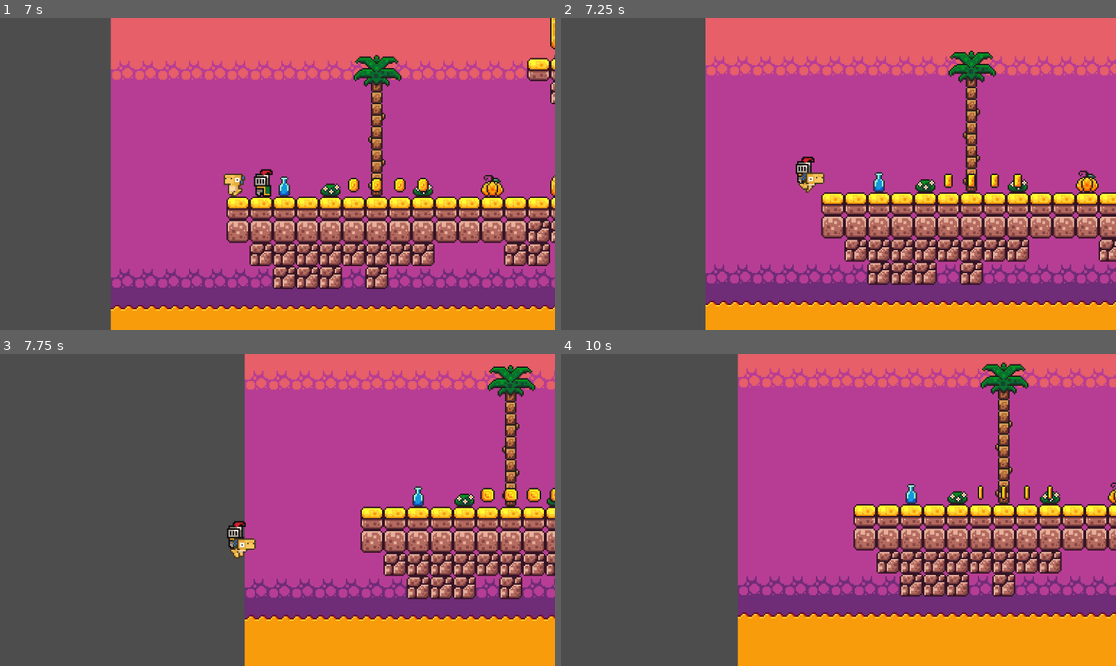
Above: before the commit, frames 1-4 (two rows, left to right).
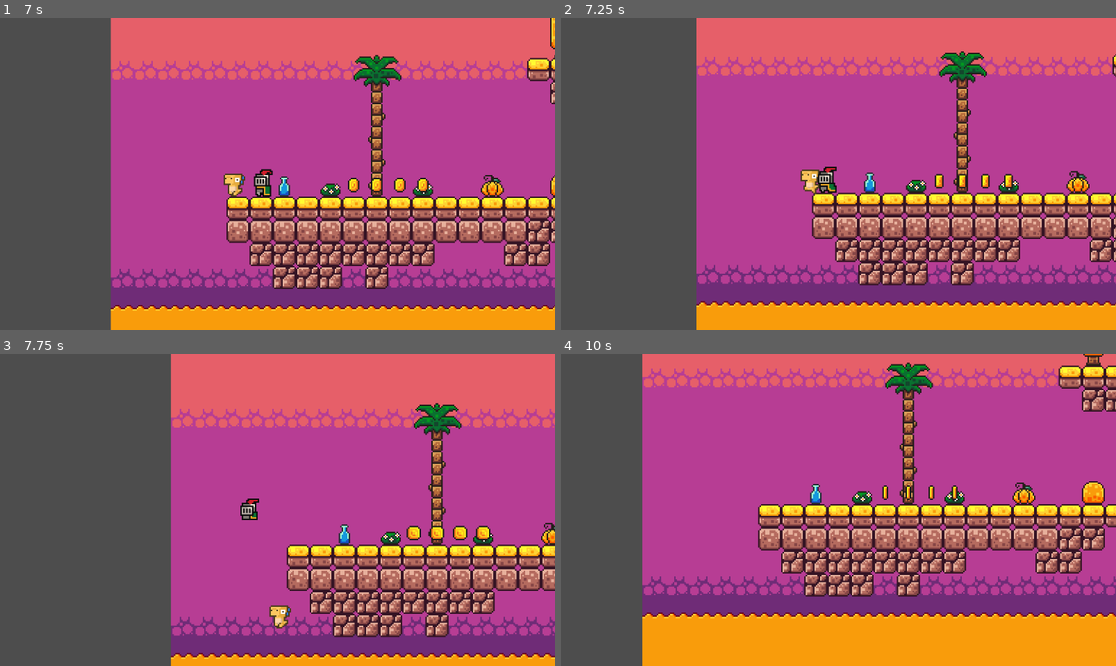
Above: after the commit, the same moments.

Repository: Yncy0/Platformer-2D
Game: Godot game, scene res://scene/gui/menu/starting_menu.tscn
Two runs of this game, one before a commit and one after it. Both use one fixed random seed, a clock stepped at 60 frames per second and the inputs below.
Inputs:
- Up to frame 1 (7 s): click "Start" at 0.5 s; hold D (move_right) 1.28-2.78 s; tap Space (jump) at 1.52, 2.27, 3.77, 4.52, 5.27, 6.77 s; hold A (move_left) 2.78-3.53 s; hold D (move_right) 3.53-5.03 s; hold A (move_left) 5.03-5.78 s; hold D (move_right) 5.78-6.53 s; hold A (move_left) from 6.53 s (still down)
- Up to frame 2 (7.25 s): keep holding A (move_left)
- Up to frame 3 (7.75 s): keep holding A (move_left); tap Space (jump) at 7.52 s
- Up to frame 4 (10 s): release A (move_left) at 8.03 s; hold D (move_right) from 8.03 s (still down); tap Space (jump) at 8.27, 9.77 s

Frame 1 is identical in both runs. In frame 2, 19% of the frame differs, in the area x 24-100%, y 0-100%; in frame 3, 45%, in the area x 30-100%, y 0-100%; in frame 4, 37%.

Commit message:
add coyote timer -> player AND minor fixes -> yelllow lizard mount

Diff:
--- a/scene/characters/neutral/yellow_lizard.tscn
+++ b/scene/characters/neutral/yellow_lizard.tscn
@@ -93,9 +93,10 @@
 height = 16.0
 
 [sub_resource type="RectangleShape2D" id="RectangleShape2D_iuui7"]
-size = Vector2(12, 6)
+size = Vector2(6, 3)
 
 [node name="YellowLizard" instance=ExtResource("1_7d1oi")]
+collision_mask = 3
 script = ExtResource("2_wugfj")
 speed = 25.0
 
@@ -114,7 +115,7 @@
 collision_mask = 2
 
 [node name="CollisionShape2D" parent="MountArea" index="0"]
-position = Vector2(0, -7)
+position = Vector2(0, -8.5)
 shape = SubResource("RectangleShape2D_iuui7")
 debug_color = Color(0.773966, 0.146158, 1, 0.42)
 
--- a/scene/characters/player/_player.tscn
+++ b/scene/characters/player/_player.tscn
@@ -419,6 +419,9 @@
 unique_name_in_owner = true
 one_shot = true
 
+[node name="CoyoterTimer" type="Timer" parent="StateMachine/FallState"]
+one_shot = true
+
 [node name="HitState" type="Node" parent="StateMachine"]
 script = ExtResource("7_woqvh")
 
--- a/scene/levels/level_01.tscn
+++ b/scene/levels/level_01.tscn
@@ -187,53 +187,6 @@
 [node name="CollisionShape2D" parent="KillZone" index="0"]
 shape = SubResource("WorldBoundaryShape2D_2aesv")
 
-[connection signal="body_entered" from="TileMap/Coins" to="TileMap/Coins" method="_on_body_entered"]
-[connection signal="body_entered" from="TileMap/@Area2D@102247" to="TileMap/@Area2D@102247" method="_on_body_entered"]
-[connection signal="body_entered" from="TileMap/@Area2D@102248" to="TileMap/@Area2D@102248" method="_on_body_entered"]
-[connection signal="body_entered" from="TileMap/@Area2D@102249" to="TileMap/@Area2D@102249" method="_on_body_entered"]
-[connection signal="body_entered" from="TileMap/@Area2D@102250" to="TileMap/@Area2D@102250" method="_on_body_entered"]
-[connection signal="body_entered" from="TileMap/@Area2D@102251" to="TileMap/@Area2D@102251" method="_on_body_entered"]
-[connection signal="body_entered" from="TileMap/@Area2D@102252" to="TileMap/@Area2D@102252" method="_on_body_entered"]
-[connection signal="body_entered" from="TileMap/@Area2D@102253" to="TileMap/@Area2D@102253" method="_on_body_entered"]
-[connection signal="body_entered" from="TileMap/@Area2D@102254" to="TileMap/@Area2D@102254" method="_on_body_entered"]
-[connection signal="body_entered" from="TileMap/@Area2D@102255" to="TileMap/@Area2D@102255" method="_on_body_entered"]
-[connection signal="body_entered" from="TileMap/@Area2D@102256" to="TileMap/@Area2D@102256" method="_on_body_entered"]
-[connection signal="body_entered" from="TileMap/@Area2D@102260" to="TileMap/@Area2D@102260" method="_on_body_entered"]
-[connection signal="body_entered" from="TileMap/@Area2D@102261" to="TileMap/@Area2D@102261" method="_on_body_entered"]
-[connection signal="body_entered" from="TileMap/@Area2D@102262" to="TileMap/@Area2D@102262" method="_on_body_entered"]
-[connection signal="body_entered" from="TileMap/Grapes" to="TileMap/Grapes" method="_on_body_entered"]
-[connection signal="body_entered" from="TileMap/@Area2D@102263" to="TileMap/@Area2D@102263" method="_on_body_entered"]
-[connection signal="body_entered" from="TileMap/@Area2D@102264" to="TileMap/@Area2D@102264" method="_on_body_entered"]
-[connection signal="body_entered" from="TileMap/@Area2D@102265" to="TileMap/@Area2D@102265" method="_on_body_entered"]
-[connection signal="body_entered" from="TileMap/@Area2D@102266" to="TileMap/@Area2D@102266" method="_on_body_entered"]
-[connection signal="body_entered" from="TileMap/@Area2D@102267" to="TileMap/@Area2D@102267" method="_on_body_entered"]
-[connection signal="body_entered" from="TileMap/@Area2D@102268" to="TileMap/@Area2D@102268" method="_on_body_entered"]
-[connection signal="body_entered" from="TileMap/@Area2D@102269" to="TileMap/@Area2D@102269" method="_on_body_entered"]
-[connection signal="body_entered" from="TileMap/@Area2D@102270" to="TileMap/@Area2D@102270" method="_on_body_entered"]
-[connection signal="body_entered" from="TileMap/@Area2D@102271" to="TileMap/@Area2D@102271" method="_on_body_entered"]
-[connection signal="body_entered" from="TileMap/@Area2D@102272" to="TileMap/@Area2D@102272" method="_on_body_entered"]
-[connection signal="body_entered" from="TileMap/@Area2D@102273" to="TileMap/@Area2D@102273" method="_on_body_entered"]
-[connection signal="body_entered" from="TileMap/@Area2D@102274" to="TileMap/@Area2D@102274" method="_on_body_entered"]
-[connection signal="body_entered" from="TileMap/@Area2D@102275" to="TileMap/@Area2D@102275" method="_on_body_entered"]
-[connection signal="body_entered" from="TileMap/@Area2D@102276" to="TileMap/@Area2D@102276" method="_on_body_entered"]
-[connection signal="body_entered" from="TileMap/@Area2D@102277" to="TileMap/@Area2D@102277" method="_on_body_entered"]
-[connection signal="body_entered" from="TileMap/@Area2D@102278" to="TileMap/@Area2D@102278" method="_on_body_entered"]
-[connection signal="body_entered" from="TileMap/@Area2D@102279" to="TileMap/@Area2D@102279" method="_on_body_entered"]
-[connection signal="body_entered" from="TileMap/@Area2D@102280" to="TileMap/@Area2D@102280" method="_on_body_entered"]
-[connection signal="body_entered" from="TileMap/@Area2D@102281" to="TileMap/@Area2D@102281" method="_on_body_entered"]
-[connection signal="body_entered" from="TileMap/@Area2D@102282" to="TileMap/@Area2D@102282" method="_on_body_entered"]
-[connection signal="body_entered" from="TileMap/@Area2D@102283" to="TileMap/@Area2D@102283" method="_on_body_entered"]
-[connection signal="body_entered" from="TileMap/@Area2D@102284" to="TileMap/@Area2D@102284" method="_on_body_entered"]
-[connection signal="body_entered" from="TileMap/@Area2D@102285" to="TileMap/@Area2D@102285" method="_on_body_entered"]
-[connection signal="body_entered" from="TileMap/@Area2D@102286" to="TileMap/@Area2D@102286" method="_on_body_entered"]
-[connection signal="body_entered" from="TileMap/@Area2D@102287" to="TileMap/@Area2D@102287" method="_on_body_entered"]
-[connection signal="body_entered" from="TileMap/@Area2D@102288" to="TileMap/@Area2D@102288" method="_on_body_entered"]
-[connection signal="body_entered" from="TileMap/@Area2D@102289" to="TileMap/@Area2D@102289" method="_on_body_entered"]
-[connection signal="body_entered" from="TileMap/@Area2D@102290" to="TileMap/@Area2D@102290" method="_on_body_entered"]
-[connection signal="body_entered" from="TileMap/@Area2D@102291" to="TileMap/@Area2D@102291" method="_on_body_entered"]
-[connection signal="body_entered" from="TileMap/@Area2D@102292" to="TileMap/@Area2D@102292" method="_on_body_entered"]
-[connection signal="body_entered" from="TileMap/@Area2D@102293" to="TileMap/@Area2D@102293" method="_on_body_entered"]
-
 [editable path="PlatformGrass"]
 [editable path="PlatformGrass2"]
 [editable path="PlatformGrass3"]
--- a/script/states/state_machine.gd
+++ b/script/states/state_machine.gd
@@ -39,7 +39,7 @@
 			current_state.exit()
 			new_state.enter()
 			current_state = new_state
-			#print(current_state)
+			print(current_state)
 		else:
 			printerr("Nodes doesn't match the next state %s" % new_state)
 	else:
